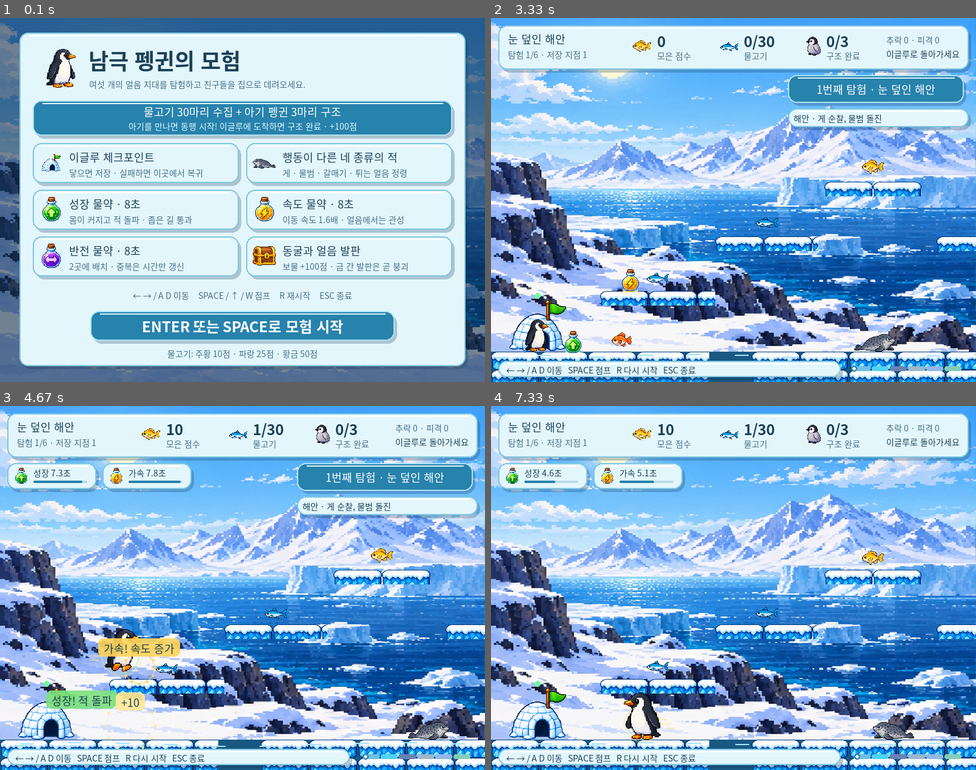
Above: before the commit, frames 1-4 (two rows, left to right).
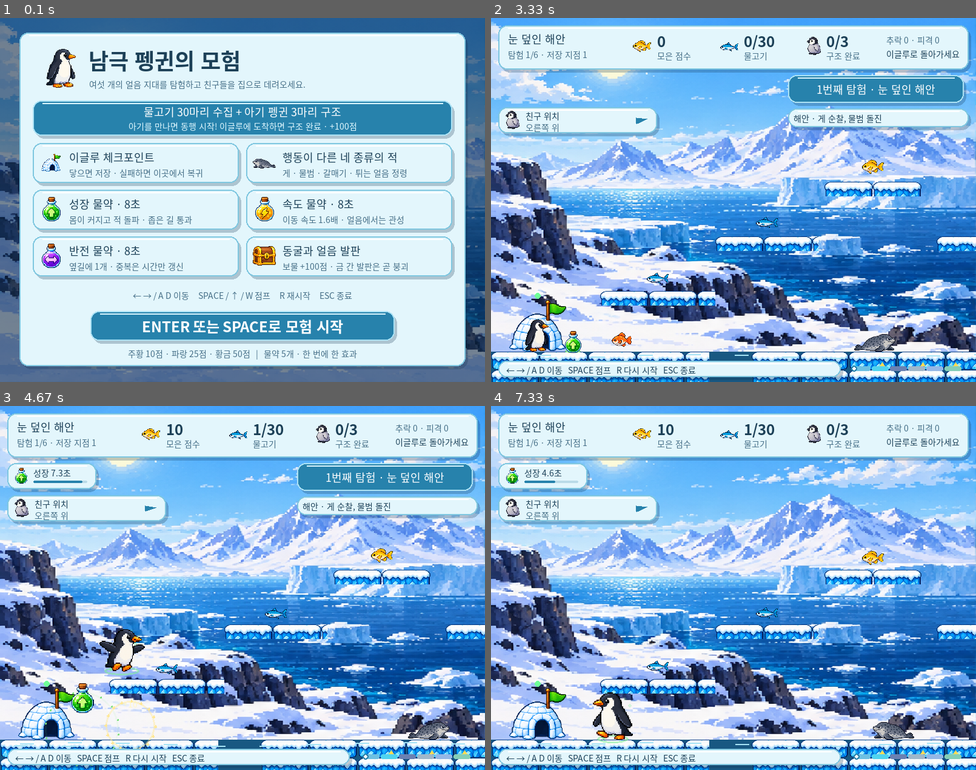
Above: after the commit, the same moments.

Repository: CJE-cpu/penguingame
Game: pygame game, started from pygame/main.py
Same seed, same stepped clock (60 frames per second), same inputs: the game is played once before the commit and once after it.
Inputs:
- Up to frame 1 (0.1 s): no input
- Up to frame 2 (3.33 s): hold Right 0.83-1.3 s; hold Left 1.33-1.87 s; hold Left 1.9-2.3 s; tap Space at 3 s
- Up to frame 3 (4.67 s): hold Right 3.83-4.3 s; hold Up 4.33-4.63 s
- Up to frame 4 (7.33 s): hold Left 5.17-5.7 s; hold Up 6.17-6.53 s; hold Right 6.57-7.2 s; hold Left from 7.23 s (still down)

The runs differ from the first frame. In frame 1, 0.7% of the frame differs, in the area x 14-74%, y 67-94%; in frame 2, 2.4%; in frame 3, 5.9%, in the area x 1-97%, y 5-99%; in frame 4, 4.8%.

Commit message:
Animate potion feedback, simplify pickups and highlight baby penguins

Diff:
--- a/pygame/feedback.py
+++ b/pygame/feedback.py
@@ -6,17 +6,37 @@
 class InteractionEffects:
     def __init__(self):
         self.bursts = []
+        self.trails = []
+        self.trail_clock = 0.0
+        self.size_scale = 1.0
 
     def reset(self):
         self.bursts.clear()
+        self.trails.clear()
+        self.trail_clock = 0.0
+        self.size_scale = 1.0
 
-    def emit(self, pos, text, color):
-        self.bursts.append({'pos':tuple(pos), 'text':text, 'color':color, 'life':1.2})
+    def emit(self, pos, text, color, kind=None):
+        self.bursts.append({'pos':tuple(pos), 'text':text, 'color':color, 'life':1.2, 'kind':kind})
 
-    def update(self, dt):
+    def update(self, dt, game=None):
         for burst in self.bursts:
             burst['life'] -= dt
         self.bursts = [burst for burst in self.bursts if burst['life']>0]
+        self.trails = [(pos,image,life-dt) for pos,image,life in self.trails if life>dt]
+        if game is not None:
+            target = 1.5 if game.effects['grow'] else 1.0
+            self.size_scale += (target-self.size_scale)*(1-math.exp(-11*dt))
+            self.trail_clock += dt
+            if game.effects['speed'] and abs(game.velocity_x)>20 and self.trail_clock>=0.045:
+                image = game.animation.image(False,game.facing_right)
+                self.trails.append((game.player.midbottom,image,0.3))
+                self.trail_clock = 0
+
+    def player_image(self, game):
+        image = game.animation.image(False,game.facing_right)
+        return pg.transform.scale(image,(round(image.get_width()*self.size_scale),
+                                         round(image.get_height()*self.size_scale)))
 
     def draw(self, game, screen):
         layer = pg.Surface(screen.get_size(), pg.SRCALPHA)
@@ -24,34 +44,63 @@
             age = 1.2-burst['life']
             x,y = burst['pos'];x -= game.camera_x
             alpha = round(255*min(1,burst['life']/0.4))
-            if age<0.55:
+            if age<0.8:
                 radius = round(10+age*70)
-                pg.draw.circle(layer,(*burst['color'],round(alpha*(1-age/0.55))), (round(x),round(y)), radius, 2)
-                for index in range(12):
-                    angle = index*math.tau/12
+                pg.draw.circle(layer,(*burst['color'],round(alpha*(1-age/0.8))), (round(x),round(y)), radius, 3)
+                for index in range(16):
+                    angle = index*math.tau/16+age*1.8
                     px,py = round(x+math.cos(angle)*radius),round(y+math.sin(angle)*radius)
-                    pg.draw.circle(layer,(*burst['color'],alpha),(px,py),2)
-            label = game.ui.body.render(burst['text'],True,(24,63,84))
-            card = pg.Surface((label.get_width()+18,30),pg.SRCALPHA)
-            pg.draw.rect(card,(*burst['color'],235),card.get_rect(),border_radius=8)
-            card.blit(label,(9,3));card.set_alpha(alpha)
-            layer.blit(card,(round(x-card.get_width()/2),round(y-42-age*28)))
+                    size = max(1,round(5*(1-age/0.8)))
+                    pg.draw.line(layer,(*burst['color'],alpha),(px-size,py),(px+size,py),2)
+                    pg.draw.line(layer,(*burst['color'],alpha),(px,py-size),(px,py+size),2)
+            if burst['kind'] in ('grow','speed','reverse'):
+                icon = game.item_images[burst['kind']]
+                scale = 1+age*0.5
+                icon = pg.transform.scale(icon,(round(icon.get_width()*scale),round(icon.get_height()*scale))).copy()
+                icon.set_alpha(alpha)
+                layer.blit(icon,icon.get_rect(center=(round(x),round(y-25-age*35))))
+            else:
+                # Scores are secondary to the visible particle burst.
+                label = game.ui.small.render(burst['text'],True,(255,246,198))
+                label.set_alpha(alpha)
+                layer.blit(label,(round(x-label.get_width()/2),round(y-36-age*24)))
         screen.blit(layer,(0,0))
 
     def draw_aura(self, game, screen):
+        for pos,image,life in self.trails:
+            ghost = image.copy()
+            ghost.set_alpha(round(125*life/0.3))
+            screen.blit(ghost,ghost.get_rect(midbottom=(round(pos[0]-game.camera_x),pos[1])))
         active = [k for k,v in game.effects.items() if v>0]
-        if not active:
-            return
         colors = {'grow':(130,238,152), 'speed':(255,224,111), 'reverse':(214,163,255)}
         layer = pg.Surface(screen.get_size(),pg.SRCALPHA)
         cx = round(game.player.centerx-game.camera_x)
         cy = game.player.centery
         for index,kind in enumerate(active):
             radius = 28+index*5+round(math.sin(game.time*4)*2)
-            pg.draw.circle(layer,(*colors[kind],100),(cx,cy),radius,2)
+            if kind == 'grow':
+                pg.draw.ellipse(layer,(*colors[kind],150),(cx-radius,game.player.bottom-8,radius*2,14),3)
+                for i in range(8):
+                    phase = (game.time*0.7+i/8)%1
+                    angle = i*math.tau/8+game.time*2
+                    x = round(cx+math.cos(angle)*(21+phase*10))
+                    y = round(game.player.bottom-phase*85)
+                    pg.draw.circle(layer,(*colors[kind],round(220*(1-phase))),(x,y),3)
+            elif kind == 'reverse':
+                for i in range(2):
+                    angle = game.time*3+i*math.pi
+                    pg.draw.arc(layer,(*colors[kind],220),(cx-radius,cy-radius,radius*2,radius*2),angle,angle+1.8,4)
+                    end = angle+1.8
+                    x,y = cx+math.cos(end)*radius,cy-math.sin(end)*radius
+                    tangent = end+math.pi/2
+                    tip = (round(x+math.cos(tangent)*7),round(y-math.sin(tangent)*7))
+                    pg.draw.polygon(layer,(*colors[kind],240),[tip,(round(x-6),round(y-4)),(round(x+6),round(y+4))])
         if game.effects['speed']:
             direction = -1 if game.facing_right else 1
             for i in range(3):
-                x = cx+direction*(25+i*7)
-                pg.draw.line(layer,(255,228,134,150),(x,cy-8+i*7),(x+direction*14,cy-8+i*7),2)
+                phase = (game.time*3+i/3)%1
+                x = round(cx+direction*(20+phase*40))
+                y = cy-15+i*13
+                pg.draw.lines(layer,(255,228,134,round(220*(1-phase))),False,
+                              [(x,y),(x+direction*8,y-4),(x+direction*4,y+3),(x+direction*15,y)],3)
         screen.blit(layer,(0,0))
--- a/pygame/main.py
+++ b/pygame/main.py
@@ -79,7 +79,7 @@
         self.big_font = self.ui.title
         self.intro_font = self.ui.body
         self.intro_title_font = self.ui.title
-        self.baby_image = load_image('penguin-baby-left.png', (24, 31), keep_aspect=True)
+        self.baby_image = load_image('penguin-baby-left.png', (32, 40), keep_aspect=True)
         self.crab_image = load_image('crab-enemy.png', (44, 30), keep_aspect=True)
         self.enemy_images = {'crab':[self.crab_image]}
         for kind, filenames in [('seal', ['seal-patrol','seal-charge']),
@@ -164,13 +164,13 @@
         self.time = 0.0
         self.effects = {kind: 0.0 for kind in ITEM_STYLE}
         self.items = []
-        for region in range(len(REGIONS)):
-            for kind, platform, shift in [('grow', self.region_grounds[region][0], 120),
-                                          ('speed', self.region_ledges[region][0], 35),
-                                          ('reverse', self.region_grounds[region][-1], 65)]:
-                if kind == 'reverse' and region not in (2,4):
-                    continue
-                self.items.append((kind, pg.Rect(platform.x + shift, platform.top - 36, 30, 36)))
+        # Five spaced pickups; control-changing potions sit on optional upper paths.
+        placements = [('grow',0,False,0,120), ('speed',1,True,0,95),
+                      ('reverse',2,True,-1,105), ('speed',3,True,-1,100),
+                      ('grow',4,False,0,120)]
+        for kind,region,upper,index,shift in placements:
+            platform = (self.region_ledges if upper else self.region_grounds)[region][index]
+            self.items.append((kind,pg.Rect(platform.x+shift,platform.top-36,30,36)))
         self.checkpoints = [pg.Rect(i * REGION_WIDTH + 30, 490, 95, 60)
                             for i in range(len(REGIONS))]
         self.checkpoint_index = 0
@@ -289,7 +289,7 @@
         if self.won:
             return
         self.invincible = max(0.0, self.invincible - dt)
-        self.feedback.update(dt)
+        self.feedback.update(dt,self)
         was_grounded = self.on_ground
         previous_x = self.player.x
         self.update_adventure(dt)
@@ -386,11 +386,13 @@
             else:
                 # Idempotent: a second reversal refreshes its timer, never flips twice.
                 repeated = self.effects[kind] > 0
+                for other in self.effects:
+                    self.effects[other] = 0.0
                 self.effects[kind] = ITEM_DURATION
                 name = {'grow':'성장! 적 돌파', 'speed':'가속! 속도 증가', 'reverse':'주의! 좌우 반전'}[kind]
                 if repeated:
                     name = {'grow':'성장', 'speed':'가속', 'reverse':'반전'}[kind]+' 시간 갱신'
-                self.feedback.emit(rect.center, name, ITEM_STYLE[kind][0])
+                self.feedback.emit(rect.center, name, ITEM_STYLE[kind][0],kind=kind)
         self.items = remaining_items
         self.update_adventure(0)
         if not self.fish and self.rescued == len(self.babies):
@@ -441,7 +443,7 @@
             color = ITEM_STYLE[kind][0]
             pg.draw.ellipse(screen, color, (rect.x+2,rect.bottom-3,26,5),2)
             screen.blit(self.item_images[kind], rect.move(0,bob))
-        image = self.animation.image(self.effects['grow'], self.facing_right)
+        image = self.feedback.player_image(self)
         self.feedback.draw_aura(self, screen)
         self.animation.draw_puffs(screen, self.camera_x)
         if not self.invincible or int(self.time * 10) % 2 == 0:
@@ -449,10 +451,12 @@
             screen.blit(image, image.get_rect(midbottom=rect.midbottom))
         if self.carried_baby is not None:
             rect = self.player.move(-self.camera_x, 0)
-            screen.blit(self.baby_image, (rect.centerx - 12, rect.bottom - image.get_height() - 29))
+            screen.blit(self.baby_image, (rect.centerx - 16, rect.bottom - image.get_height() - 38))
         self.draw_region_atmosphere(screen)
+        self.draw_baby_markers(screen)
         self.feedback.draw(self, screen)
         self.ui.hud(self, screen, REGIONS)
+        self.ui.rescue_guide(self,screen)
         self.ui.transition(self, screen, REGIONS)
         if self.region_banner > 0:
             label = self.ui.small.render(REGION_HINTS[self.display_region],True,(28,64,87))
@@ -479,9 +483,7 @@
         for index, baby in enumerate(self.babies):
             if not baby['rescued'] and index != self.carried_baby:
                 rect = baby['rect'].move(-self.camera_x, 0)
-                screen.blit(self.baby_image, rect)
-                label = self.font.render('!', True, (255, 232, 101))
-                screen.blit(label, (rect.centerx - 4, rect.y - 25))
+                screen.blit(self.baby_image,self.baby_image.get_rect(midbottom=rect.midbottom))
         snow_weight = dict(self.scene_weights()).get(3, 0)
         if snow_weight > 0:
             snow = pg.Surface((WIDTH, HEIGHT), pg.SRCALPHA)
@@ -490,6 +492,40 @@
                 y = int((i * 83 + self.time * 45) % HEIGHT)
                 pg.draw.line(snow, (238, 249, 255, round(255*snow_weight)), (x, y), (x - 12, y + 4), 2)
             screen.blit(snow, (0, 0))
+
+    def rescue_target(self):
+        if self.carried_baby is not None:
+            return ('home',min(self.checkpoints,key=lambda r:abs(r.centerx-self.player.centerx)))
+        waiting = [b['rect'] for b in self.babies if not b['rescued']]
+        if waiting:
+            return ('baby',min(waiting,key=lambda r:abs(r.centerx-self.player.centerx)+abs(r.centery-self.player.centery)))
+        return None
+
+    def draw_baby_markers(self, screen):
+        layer = pg.Surface((WIDTH,HEIGHT),pg.SRCALPHA)
+        for index,baby in enumerate(self.babies):
+            if baby['rescued'] or index == self.carried_baby:
+                continue
+            rect = baby['rect'].move(-self.camera_x,0)
+            if rect.right<0 or rect.left>WIDTH:
+                continue
+            cx = rect.centerx
+            pulse = (math.sin(self.time*3+index)+1)/2
+            for row in range(80):
+                pg.draw.line(layer,(255,225,114,round((1-row/80)*45)),
+                             (cx-17,rect.bottom-row),(cx+17,rect.bottom-row),1)
+            radius = round(19+pulse*7)
+            pg.draw.ellipse(layer,(255,231,126,200),(cx-radius,rect.bottom-6,radius*2,12),3)
+            y = rect.top-22-round(pulse*7)
+            pg.draw.polygon(layer,(255,232,114,245),[(cx-9,y),(cx+9,y),(cx,y+10)])
+            pg.draw.polygon(layer,(255,255,245,245),[(cx-5,y+2),(cx+5,y+2),(cx,y+7)])
+            for i in range(4):
+                phase = self.time*1.5+i*math.pi/2
+                x = round(cx+math.cos(phase)*23)
+                y = round(rect.centery+math.sin(phase)*23)
+                pg.draw.line(layer,(255,244,171,220),(x-3,y),(x+3,y),2)
+                pg.draw.line(layer,(255,244,171,220),(x,y-3),(x,y+3),2)
+        screen.blit(layer,(0,0))
 
     def draw_region_atmosphere(self, screen):
         weights = dict(self.scene_weights())
--- a/pygame/test_game.py
+++ b/pygame/test_game.py
@@ -230,7 +230,7 @@
 
     def test_reverse_pickups_and_feedback(self):
         g = self.game
-        self.assertEqual(sum(kind=='reverse' for kind,rect in g.items),2)
+        self.assertEqual(sum(kind=='reverse' for kind,rect in g.items),1)
         g.enemies = []
         self.place(g.region_grounds[0][0],75)
         rect = g.player.copy()
@@ -291,6 +291,55 @@
             g.animation.update(1/60,g.player,0,True,True,20)
         self.assertAlmostEqual(g.animation.walk_clock,1.3)
 
+    def test_sparse_potions_and_visible_animation(self):
+        g = self.game
+        self.assertEqual(len(g.items),5)
+        self.assertEqual([sum(k==kind for k,r in g.items) for kind in ('grow','speed','reverse')],[2,2,1])
+        for kind,rect in g.items:
+            self.assertTrue(any(p.top==rect.bottom and p.left<=rect.left and p.right>=rect.right for p in g.platforms))
+            if kind == 'reverse':
+                self.assertTrue(any(p.top==rect.bottom for group in g.region_ledges for p in group))
+        g.enemies = []
+        self.place(g.region_grounds[0][0],75)
+        for kind in ('grow','speed','reverse'):
+            g.items = [(kind,g.player.copy())]
+            g.update(1/60)
+            self.assertEqual([k for k,v in g.effects.items() if v>0],[kind])
+            self.assertEqual(g.feedback.bursts[-1]['kind'],kind)
+        g.effects = {'grow':8,'speed':0,'reverse':0}
+        g.feedback.update(0.15,g)
+        self.assertTrue(1<g.feedback.size_scale<1.5)
+        self.assertGreater(g.feedback.player_image(g).get_height(),56)
+        g.effects = {'grow':0,'speed':8,'reverse':0}
+        g.velocity_x = 270
+        g.feedback.update(0.05,g)
+        self.assertTrue(g.feedback.trails)
+        g.feedback.draw_aura(g,self.screen)
+        g.feedback.draw(g,self.screen)
+        self.assertEqual(g.player.size,(40,52))
+
+    def test_baby_markers_and_direction_target(self):
+        g = self.game
+        baby = g.babies[0]
+        g.player.center = baby['rect'].center
+        self.assertEqual(g.rescue_target(),('baby',baby['rect']))
+        g.camera_x = 1200
+        self.screen.fill((0,0,0))
+        g.time = 0
+        g.draw_baby_markers(self.screen)
+        first = pg.image.tobytes(self.screen,'RGB')
+        self.screen.fill((0,0,0))
+        g.time = 0.6
+        g.draw_baby_markers(self.screen)
+        self.assertNotEqual(first,pg.image.tobytes(self.screen,'RGB'))
+        g.carried_baby = 0
+        self.assertEqual(g.rescue_target()[0],'home')
+        g.ui.rescue_guide(g,self.screen)
+        g.carried_baby = None
+        for baby in g.babies:
+            baby['rescued'] = True
+        self.assertIsNone(g.rescue_target())
+
 
 if __name__ == '__main__':
     unittest.main()
--- a/pygame/ui.py
+++ b/pygame/ui.py
@@ -1,4 +1,5 @@
 """Ice-themed Korean interface, drawn at native resolution."""
+import math
 import pygame as pg
 
 INK = (28, 64, 87)
@@ -70,9 +71,33 @@
         self.text(screen, '← → / A D 이동   SPACE 점프   R 다시 시작   ESC 종료', (25, 569), self.small)
         for i, (_, color) in enumerate(regions):
             pg.draw.rect(screen, color, (598+i*30, 574, 28, 8), border_radius=3)
+        for index,baby in enumerate(game.babies):
+            if baby['rescued'] or index == game.carried_baby:
+                continue
+            x = 598+round(baby['rect'].centerx/7200*180)
+            pg.draw.polygon(screen,(255,219,85),[(x,567),(x-4,573),(x+4,573)])
         marker = 598 + int(game.player.centerx/7200*180)
         pg.draw.circle(screen, BLUE, (marker, 578), 5)
         pg.draw.circle(screen, 'white', (marker, 578), 3)
+
+    def rescue_guide(self,game,screen):
+        target = game.rescue_target()
+        if target is None or game.won:
+            return
+        kind,rect = target
+        self.panel(screen,(12,147,262,43))
+        self.icon(screen,game.baby_image if kind=='baby' else game.igloo_image,(35,168),(27,30))
+        dx,dy = rect.centerx-game.player.centerx,rect.centery-game.player.centery
+        horizontal = '오른쪽' if dx>40 else '왼쪽' if dx<-40 else '근처'
+        vertical = ' 위' if dy<-45 else ' 아래' if dy>45 else ''
+        self.text(screen,'친구 위치' if kind=='baby' else '친구와 이글루로', (57,150),self.small)
+        self.text(screen,horizontal+vertical,(57,169),self.small,MUTED)
+        angle = math.atan2(dy,dx)
+        cx,cy = 246,168
+        tip = (round(cx+math.cos(angle)*11),round(cy+math.sin(angle)*11))
+        left = (round(cx+math.cos(angle+2.5)*8),round(cy+math.sin(angle+2.5)*8))
+        right = (round(cx+math.cos(angle-2.5)*8),round(cy+math.sin(angle-2.5)*8))
+        pg.draw.polygon(screen,BLUE,[tip,left,right])
 
     def transition(self, game, screen, regions):
         if game.region_banner <= 0 or game.won:
@@ -101,7 +126,7 @@
             (game.enemy_images['seal'][0], '행동이 다른 네 종류의 적', '게 · 물범 · 갈매기 · 튀는 얼음 정령'),
             (game.item_images['grow'], '성장 물약 · 8초', '몸이 커지고 적 돌파 · 좁은 길 통과'),
             (game.item_images['speed'], '속도 물약 · 8초', '이동 속도 1.6배 · 얼음에서는 관성'),
-            (game.item_images['reverse'], '반전 물약 · 8초', '2곳에 배치 · 중복은 시간만 갱신'),
+            (game.item_images['reverse'], '반전 물약 · 8초', '옆길에 1개 · 중복은 시간만 갱신'),
             (game.chest_image, '동굴과 얼음 발판', '보물 +100점 · 금 간 발판은 곧 붕괴')]
         for index, (image, title, detail) in enumerate(cards):
             x, y = 54+(index%2)*352, 206+(index//2)*77
@@ -112,7 +137,7 @@
         self.text(screen, '← → / A D 이동     SPACE / ↑ / W 점프     R 재시작     ESC 종료', (400, 456), self.small, MUTED, center=True)
         self.panel(screen, (149, 483, 502, 49), dark=True)
         self.text(screen, 'ENTER 또는 SPACE로 모험 시작', (400, 507), self.heading, 'white', center=True)
-        self.text(screen, '물고기: 주황 10점 · 파랑 25점 · 황금 50점', (400, 552), self.small, MUTED, center=True)
+        self.text(screen, '주황 10점 · 파랑 25점 · 황금 50점   |   물약 5개 · 한 번에 한 효과', (400, 552), self.small, MUTED, center=True)
 
     def finish(self, game, screen):
         self.veil(screen)
Not shown, changed: README.md
Not shown, changed: pygame/AntarcticPenguin.exe
Not shown, changed: pygame/GUIDE.md
